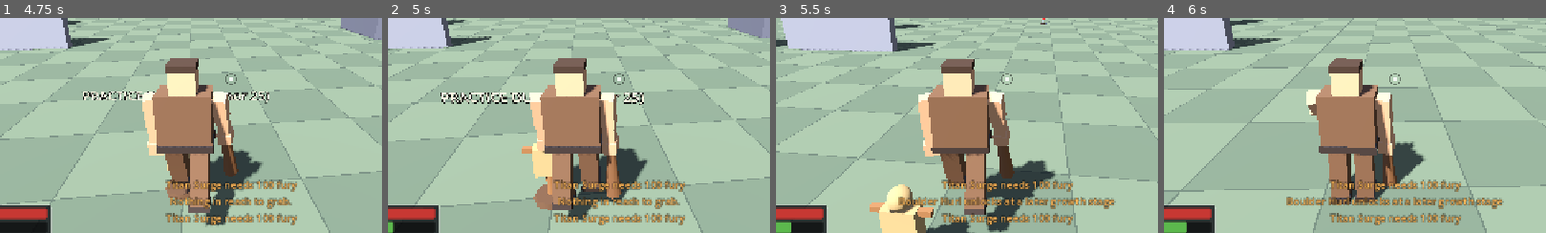
Above: before the commit, frames 1-4 (left to right).
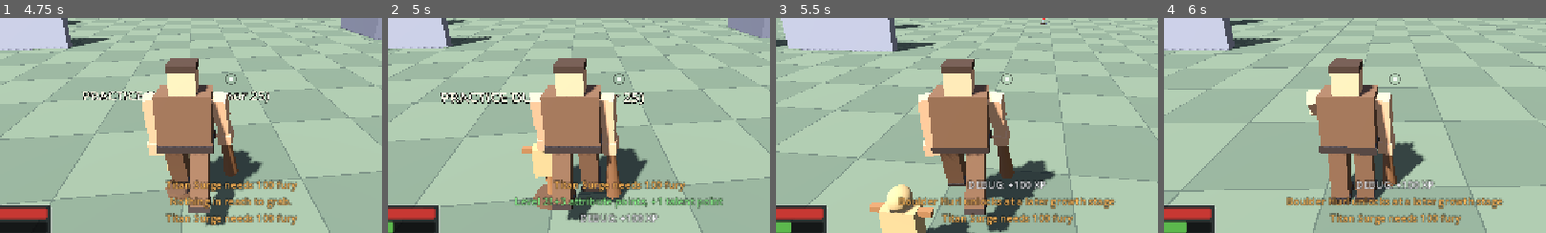
Above: after the commit, the same moments.

Repository: darkstalkermap-prog/Giantborne-Age-of-Titans
Game: Godot game, scene res://scenes/main.tscn
Same seed, same stepped clock (60 frames per second), same inputs: the game is played once before the commit and once after it.
Inputs (mouse positions are % of the whole screen's width and height, from its top left):
- Up to frame 1 (4.75 s): click "Sandbox" at 0.5 s; tap Enter at 1.25 s; move the mouse to (55, 50) at 1.27 s; hold W (move_forward) from 1.28 s (still down); tap R (ultimate) at 1.35, 2.3, 3.05, 3.8, 4.55 s; click (55, 50) at 1.42 s; tap F (jump) at 1.52, 2.27, 3.77, 4.52 s; move the mouse to (45, 50) at 2.02 s; tap 1 (ability_1) at 2.1 s; move the mouse to (52, 48) at 2.77 s; tap 2 (ability_2) at 2.85 s; move the mouse to (49, 52) at 3.52 s; tap 3 (ability_3) at 3.6 s; click (49, 52) at 3.67 s; move the mouse to (57, 51) at 4.27 s; tap 4 (ability_4) at 4.35 s
- Up to frame 2 (5 s): keep holding W (move_forward); tap F8 (debug_xp) at 4.9 s
- Up to frame 3 (5.5 s): keep holding W (move_forward); move the mouse to (42, 49) at 5.02 s; tap 5 (ability_5) at 5.1 s; tap F (jump) at 5.27 s; tap R (ultimate) at 5.3 s
- Up to frame 4 (6 s): keep holding W (move_forward); move the mouse to (51, 50) at 5.77 s; tap 6 (ability_6) at 5.85 s; click (51, 50) at 5.92 s
The pictures show only the part of the screen within x 20-70%, y 36-86%; the shares and areas given below are measured in that part.

Frame 1 is identical in both runs. In frame 2, 2.7% of the frame differs, in the area x 33-88%, y 83-97%; in frame 3, 1.0%; in frame 4, 1.1%.

Commit message:
P12: PlayerProgression (XP, levels, points, attributes, learn_ability with auto-slot, kill XP and enemy loot, loadout at shrines, F8); BreakableProp loot tables; CharacterState progression helpers
Co-Authored-By: Claude Opus 5.5 <noreply@anthropic.com>
Claude-Session: https://claude.ai/code/session_01Go6wybtSnFfKQb9VkEEDGU

Diff:
--- /dev/null
+++ b/scripts/actors/player/player_progression.gd
@@ -0,0 +1,412 @@
+class_name PlayerProgression
+extends PlayerComponent
+## The giant's progression (spec §9, plan §3.14 design 2): XP and levels, attribute and talent
+## points, the abilities a level (or a reward) teaches and where they are slotted, kill XP and
+## enemy loot. The `progression` component of GiantPlayer.COMPONENTS; the rules themselves are
+## Progression's (pure).
+##
+## - Level gating is on only after apply_state() applied a character level below 99: the Valley
+##   (New Game, Continue, checkpoint reloads) and tests that apply a character. The sandbox giant
+##   and fresh test giants keep controller.level = 99 (no gating); they still earn XP and levels
+##   (shown, with points to spend at the sandbox shrine), but nothing is ever locked.
+## - XP: Events.xp_award_requested (props, quests, dialogue), a kill by the player (below) and the
+##   F8 debug key (+100). add_xp emits xp_gained(tick, amount, source, total); every level gained
+##   adds 3 attribute points and 1 talent point, emits level_changed once, pushes the level into
+##   the controller (when gated) and learns the abilities the new level meets.
+## - Kills: Events.entity_died with the player as the killer (weapon blows, projectiles, throws
+##   and crushes all carry the player's id) of a team ENEMY actor in the group "enemies": the
+##   record's xp_reward, and its loot table - the actor's own `loot_table` (a per-spawn override
+##   set by the director), else the record's - once per entity id (Loot.award_once). NEUTRAL
+##   actors (village guards before the village turns hostile, dummies) and props give nothing
+##   here (props award their own XP through xp_award_requested).
+## - Abilities: newly met ones (unlock_level <= level, unlock_stage <= stage, in the progression
+##   record's ability_library) are learned on a level-up or a growth, and learn_ability(id, source)
+##   teaches one early (a quest or dialogue reward: then it is level_exempt). A learned ability is
+##   known (GiantPlayer.known_abilities), in the controller's library, auto-slotted
+##   (Progression.auto_slot: its §4.7 slot when free, else the first free slot, the ultimate slot
+##   for an ultimate) and announced with ability_learned(tick, id, slot) (the HUD notice waits until
+##   the player is out of combat).
+## - Attributes: allocate(delta) spends points (Progression.allocate) and sets them on the
+##   combatant (Combatant.set_attributes: the derived maxima keep their fractions; Dexterity's
+##   recovery_scale reaches the controller), then emits attributes_changed.
+## - Loadout: set_slot(slot, id, shrine) only at a shrine whose record allows it, outside combat.
+## - Save state (CharacterState.PROGRESSION_KEYS): level (99 while ungated), xp (the total),
+##   unspent_attribute_points, talent_points, attributes, level_exempt and ancestry. A restore is
+##   silent. known_abilities and the loadout are GiantPlayer's core keys (it applies them after
+##   the components); this component learns into the same list.
+
+const UNGATED_LEVEL := CharacterState.MAX_LEVEL
+const DEBUG_XP := 100
+const SLOT_REASONS := ["no_shrine", "combat", "unknown_slot", "not_known", "wrong_kind"]
+const ANCESTRY_NOTE := "no modifiers in the prototype"
+
+var level := 1
+## The total XP earned (the save's "xp").
+var xp := 0
+var unspent_attribute_points := 0
+var talent_points := 0
+var ancestry := CharacterState.DEFAULT_ANCESTRY
+## True once a character level below 99 was applied: controller.level follows `level`.
+var gated := false
+## The result of the last add_xp / allocate / set_slot (screens and tests read it).
+var last_result: Dictionary = {}
+## Every ability this component taught, oldest first: [{"id", "slot", "source"}].
+var learned: Array = []
+
+
+func setup(p: GiantPlayer) -> void:
+	super(p)
+	ancestry = str(player.record.get("ancestry", CharacterState.DEFAULT_ANCESTRY))
+	level = Progression.level_for_xp(xp)
+	for pair: Array in _listeners():
+		var sig: Signal = pair[0]
+		if not sig.is_connected(pair[1]):
+			sig.connect(pair[1])
+
+
+func _listeners() -> Array:
+	return [[Events.xp_award_requested, _on_xp_award_requested], [Events.entity_died, _on_entity_died],
+		[Events.growth_changed, _on_growth_changed]]
+
+
+func on_exit() -> void:
+	for pair: Array in _listeners():
+		var sig: Signal = pair[0]
+		if sig.is_connected(pair[1]):
+			sig.disconnect(pair[1])
+
+
+# --------------------------------------------------------------------------- queries
+
+func is_gated() -> bool:
+	return gated
+
+
+## The six attributes as whole numbers (the combatant holds them).
+func attributes() -> Dictionary:
+	return Progression.attributes_of(player.entity.combatant.attributes)
+
+
+## [XP earned inside the current level, XP the level needs] (needed 0 at the level cap).
+func level_progress() -> Array:
+	return Progression.level_progress(level, xp)
+
+
+func xp_into_level() -> int:
+	return int(level_progress()[0])
+
+
+func xp_needed() -> int:
+	return int(level_progress()[1])
+
+
+func at_level_cap() -> bool:
+	return level >= Progression.level_cap()
+
+
+## The progression keys as a character dictionary (Progression's rules work on it).
+func character_view() -> Dictionary:
+	return {"level": level, "xp": xp, "unspent_attribute_points": unspent_attribute_points,
+		"talent_points": talent_points, "attributes": attributes()}
+
+
+func level_exempt_ids() -> Array:
+	var out: Array = []
+	for id: Variant in player.controller.level_exempt:
+		out.append(str(id))
+	return out
+
+
+func ancestry_name() -> String:
+	var rec := GameData.get_record(ancestry)
+	return str(rec.get("display_name", ancestry))
+
+
+## "Ancestry: Unaligned — no modifiers in the prototype" (decision 20).
+func ancestry_line() -> String:
+	return "Ancestry: %s — %s" % [ancestry_name(), ANCESTRY_NOTE]
+
+
+func library() -> Array:
+	return Progression.library()
+
+
+func knows(id: String) -> bool:
+	return player.known_abilities.has(id)
+
+
+# --------------------------------------------------------------------------- XP and levels
+
+## Adds XP (amount <= 0: nothing). Emits xp_gained; on a level-up level_changed, a HUD line, the
+## level pushed to the controller (when gated) and the newly met abilities learned. Returns
+## Progression.add_xp's result plus "learned" (ids) on a level-up.
+func add_xp(amount: int, source: String) -> Dictionary:
+	var c := character_view()
+	var r := Progression.add_xp(c, amount)
+	if int(r.gained) <= 0:
+		return r
+	xp = int(c.xp)
+	level = int(c.get("level", level))
+	unspent_attribute_points = int(c.get("unspent_attribute_points", unspent_attribute_points))
+	talent_points = int(c.get("talent_points", talent_points))
+	Events.xp_gained.emit(Sim.tick, int(r.gained), source, xp)
+	if int(r.new_level) > int(r.old_level):
+		_push_level()
+		Events.level_changed.emit(Sim.tick, int(r.old_level), level)
+		Events.hud_message.emit(level_up_text(r), "good")
+		r["learned"] = _learn_met("level")
+	last_result = r
+	return r
+
+
+## "Level 3! +3 attribute points, +1 talent point" for an add_xp result with a level-up.
+static func level_up_text(r: Dictionary) -> String:
+	var a := int(r.get("attribute_points", 0))
+	var t := int(r.get("talent_points", 0))
+	return "Level %d! +%d attribute point%s, +%d talent point%s" % [int(r.get("new_level", 1)),
+		a, "" if a == 1 else "s", t, "" if t == 1 else "s"]
+
+
+func _push_level() -> void:
+	player.controller.level = level if gated else UNGATED_LEVEL
+
+
+## True when a death of `e` rewards the player who killed it: a team ENEMY actor in "enemies".
+static func is_reward_kill(e: CombatEntity) -> bool:
+	return e != null and e.team == CombatEntity.Team.ENEMY and e.actor != null \
+		and is_instance_valid(e.actor) and e.actor.is_in_group("enemies")
+
+
+## The loot table a killed enemy drops: its actor's own loot_table, else its record's ("" = none).
+static func loot_table_of(e: CombatEntity) -> String:
+	if e == null:
+		return ""
+	if e.actor != null and is_instance_valid(e.actor) and "loot_table" in e.actor:
+		var own := str(e.actor.get("loot_table"))
+		if own != "":
+			return own
+	return str(e.combatant.base_record.get("loot_table", "")) if e.combatant != null else ""
+
+
+func _on_xp_award_requested(amount: int, source: String) -> void:
+	add_xp(amount, source)
+
+
+func _on_entity_died(_tick: int, entity_id: String, killer_id: String) -> void:
+	if player == null or not is_instance_valid(player) or killer_id != player.entity.entity_id \
+			or entity_id == killer_id:
+		return
+	var e := Sim.get_entity(entity_id)
+	if not is_reward_kill(e):
+		return
+	if e.combatant.xp_reward > 0:
+		add_xp(e.combatant.xp_reward, "kill:%s" % entity_id)
+	var table := loot_table_of(e)
+	if table != "":
+		Loot.award_once(entity_id, table, killer_id)
+
+
+func _on_growth_changed(_tick: int, entity_id: String, old_stage: int, new_stage: int) -> void:
+	if player != null and is_instance_valid(player) and entity_id == player.entity.entity_id \
+			and new_stage > old_stage:
+		_learn_met("growth")
+
+
+# --------------------------------------------------------------------------- abilities
+
+## Teaches `id` (an ability or ultimate) now: known, in the library, level_exempt when its
+## unlock_level is above the character level, auto-slotted, ability_learned (and loadout_changed
+## when slotted). False (nothing changes) when it is already known or not a learnable action.
+## Dialogue and quest rewards call it with source "reward".
+func learn_ability(id: String, source: String) -> bool:
+	var def := GameData.get_action(id)
+	if def == null or not Progression.LEARNABLE_KINDS.has(def.kind) or knows(id):
+		return false
+	player.known_abilities.append(id)
+	player.ensure_action(id)
+	var c := player.controller
+	if def.unlock_level > level:
+		c.level_exempt[id] = true
+	var slot := ""
+	if not _is_slotted(id):
+		slot = Progression.auto_slot(c.loadout, id, library())
+		if slot != "":
+			player.set_loadout_slot(slot, id)
+			Events.loadout_changed.emit(Sim.tick, player.entity.entity_id)
+	learned.append({"id": id, "slot": slot, "source": source})
+	Events.ability_learned.emit(Sim.tick, id, slot)
+	return true
+
+
+## Learns every ability of the library the giant meets now and does not know. Returns their ids.
+func _learn_met(source: String) -> Array:
+	var out: Array = []
+	for id in Progression.newly_met(library(), player.known_abilities, level, player.growth_stage):
+		if learn_ability(id, source):
+			out.append(id)
+	return out
+
+
+func _is_slotted(id: String) -> bool:
+	for key: String in GiantPlayer.SLOT_KEYS:
+		if str(player.controller.loadout.get(key, "")) == id:
+			return true
+	return false
+
+
+# --------------------------------------------------------------------------- attributes
+
+## Spends attribute points ({attribute: points}); see Progression.allocate for the refusals. On
+## success the combatant gets the new attributes and attributes_changed is emitted.
+func allocate(delta: Dictionary) -> Dictionary:
+	var c := character_view()
+	var r := Progression.allocate(c, delta)
+	if r.ok:
+		unspent_attribute_points = int(c.unspent_attribute_points)
+		player.entity.combatant.set_attributes(c.attributes)
+		var parts := PackedStringArray()
+		for key: String in Progression.ATTRIBUTE_KEYS:
+			if int(delta.get(key, 0)) > 0:
+				parts.append("%s +%d" % [Progression.attribute_name(key), int(delta[key])])
+		r["message"] = "Raised %s." % ", ".join(parts)
+		Events.attributes_changed.emit(Sim.tick)
+	last_result = r
+	return r
+
+
+## The derived values after adding `delta` ({attribute: points}) to the current attributes, with
+## the current growth bonus (Progression.derived_preview).
+func derived_preview(delta: Dictionary = {}) -> Dictionary:
+	var attrs := attributes()
+	for key: Variant in delta:
+		if attrs.has(str(key)) and SchemaUtil.is_number(delta[key]):
+			attrs[str(key)] = int(attrs[str(key)]) + int(delta[key])
+	return Progression.derived_preview(player.record, attrs, player.entity.combatant.growth_bonus)
+
+
+# --------------------------------------------------------------------------- loadout
+
+## {ok, reason, message}: the loadout can be changed at `shrine` now (a shrine whose record has
+## loadout true, outside combat).
+func can_change_loadout(shrine: Node) -> Dictionary:
+	var rec := PlayerGrowth.shrine_record(shrine)
+	if rec.is_empty():
+		return _fail("no_shrine", "Change your abilities at a shrine.")
+	if not bool(rec.get("loadout", true)):
+		return _fail("no_shrine", "This shrine cannot change your abilities.")
+	if player.entity.combatant.pools.in_combat():
+		return _fail("combat", "Not during combat.")
+	return {"ok": true, "reason": "", "message": ""}
+
+
+## The ids that may go into `slot_key`: "" (empty) first, then the known abilities of the right
+## kind (ultimates only in "ultimate"), in library order, then any others known.
+func slot_options(slot_key: String) -> PackedStringArray:
+	var out := PackedStringArray([""])
+	var ordered: Array = library()
+	for id in player.known_abilities:
+		if not ordered.has(id):
+			ordered.append(id)
+	for id_v: Variant in ordered:
+		var id := str(id_v)
+		if not knows(id) or out.has(id):
+			continue
+		var def := GameData.get_action(id)
+		if def == null or not Progression.LEARNABLE_KINDS.has(def.kind):
+			continue
+		if (def.kind == "ultimate") == (slot_key == "ultimate"):
+			out.append(id)
+	return out
+
+
+## Puts a known ability ("" = empty) into slot_1..slot_8 or "ultimate", at `shrine`, outside
+## combat. An ability already in another slot swaps places with this slot's. Emits
+## loadout_changed. {ok, reason (SLOT_REASONS), message}.
+func set_slot(slot_key: String, action_id: String, shrine: Node) -> Dictionary:
+	var check := can_change_loadout(shrine)
+	if not check.ok:
+		last_result = check
+		return check
+	if not slot_key in GiantPlayer.SLOT_KEYS:
+		last_result = _fail("unknown_slot", "There is no slot '%s'." % slot_key)
+		return last_result
+	if action_id != "":
+		var def := GameData.get_action(action_id)
+		if def == null or not knows(action_id):
+			last_result = _fail("not_known", "You have not learned that ability.")
+			return last_result
+		if (def.kind == "ultimate") != (slot_key == "ultimate"):
+			last_result = _fail("wrong_kind", "Only an ultimate goes into the ultimate slot." if slot_key == "ultimate"
+				else "An ultimate goes into the ultimate slot.")
+			return last_result
+	var loadout := player.controller.loadout
+	var previous := str(loadout.get(slot_key, ""))
+	if action_id != "" and previous != action_id:
+		for key: String in GiantPlayer.SLOT_KEYS:
+			if key != slot_key and str(loadout.get(key, "")) == action_id:
+				player.set_loadout_slot(key, previous)
+	player.set_loadout_slot(slot_key, action_id)
+	Events.loadout_changed.emit(Sim.tick, player.entity.entity_id)
+	last_result = {"ok": true, "reason": "", "message": ""}
+	return last_result
+
+
+static func _fail(reason: String, message: String) -> Dictionary:
+	return {"ok": false, "reason": reason, "message": message}
+
+
+# --------------------------------------------------------------------------- component hooks
+
+## F8 (debug builds only: the router emits debug_xp only there): +100 XP.
+func handle_edge(edge: StringName) -> bool:
+	if edge != &"debug_xp":
+		return false
+	add_xp(DEBUG_XP, "debug")
+	Events.hud_message.emit("DEBUG: +%d XP" % DEBUG_XP, "info")
+	print("[progression] DEBUG: +%d XP -> level %d, %d XP" % [DEBUG_XP, level, xp])
+	return true
+
+
+## Applies the progression keys of a character (silently: no events, no notices). A level of 99
+## turns gating off (the level shown then follows the XP); any other level turns it on.
+func apply_state(state: Dictionary) -> void:
+	var anc: Variant = state.get("ancestry")
+	if typeof(anc) == TYPE_STRING and str(GameData.get_record(str(anc)).get("type", "")) == "ancestry":
+		ancestry = str(anc)
+	if SchemaUtil.is_number(state.get("xp")):
+		xp = maxi(0, int(state.xp))
+	if SchemaUtil.is_number(state.get("unspent_attribute_points")):
+		unspent_attribute_points = maxi(0, int(state.unspent_attribute_points))
+	if SchemaUtil.is_number(state.get("talent_points")):
+		talent_points = maxi(0, int(state.talent_points))
+	if typeof(state.get("attributes")) == TYPE_DICTIONARY:
+		player.entity.combatant.set_attributes(Progression.attributes_of(state.attributes, attributes()))
+	if typeof(state.get("level_exempt")) == TYPE_ARRAY:
+		var exempt := {}
+		for id: Variant in state.level_exempt:
+			if str(id) != "":
+				exempt[str(id)] = true
+		player.controller.level_exempt = exempt
+	if SchemaUtil.is_number(state.get("level")):
+		var l := int(state.level)
+		gated = l < UNGATED_LEVEL
+		level = clampi(l, 1, Progression.level_cap()) if gated else Progression.level_for_xp(xp)
+		_push_level()
+	elif not gated:
+		level = Progression.level_for_xp(xp)
+
+
+func capture_state(out: Dictionary) -> void:
+	out["level"] = level if gated else UNGATED_LEVEL
+	out["xp"] = xp
+	out["unspent_attribute_points"] = unspent_attribute_points
+	out["talent_points"] = talent_points
+	out["attributes"] = attributes()
+	out["level_exempt"] = level_exempt_ids()
+	out["ancestry"] = ancestry
+
+
+func debug_info(out: Dictionary) -> void:
+	var prog := level_progress()
+	out["progression"] = "Lv %d%s  %d XP (%d / %d)  points %d  talents %d" % [level,
+		"" if gated else " (ungated)", xp, int(prog[0]), int(prog[1]), unspent_attribute_points, talent_points]
--- a/scripts/progression/character_state.gd
+++ b/scripts/progression/character_state.gd
@@ -25,6 +25,9 @@
 const COUNTER_KEYS := ["xp", "unspent_attribute_points", "talent_points"]
 const ID_LIST_KEYS := ["weapons_owned", "known_abilities", "level_exempt"]
 const RESOURCE_KEYS := ["health", "stamina", "essence", "fury"]
+## The keys PlayerProgression (P12) applies and captures; "xp" is the total XP earned.
+const PROGRESSION_KEYS := ["level", "xp", "unspent_attribute_points", "talent_points", "attributes",
+	"level_exempt", "ancestry"]
 
 
 ## The Valley's starting character: the player record's body and attributes with the
@@ -239,6 +242,34 @@
 	return errors
 
 
+# --------------------------------------------------------------------------- progression (P12)
+
+## True for a character without level gating: level 99 (MAX_LEVEL), the sandbox giant's and the
+## tools'. PlayerProgression then keeps controller.level at 99 and derives the shown level from XP.
+static func is_ungated(d: Dictionary) -> bool:
+	return SchemaUtil.is_number(d.get("level")) and int(d.level) >= MAX_LEVEL
+
+
+## The six attributes of `d` as whole numbers; missing ones from its player record, then 10.
+static func attributes_of(d: Dictionary) -> Dictionary:
+	var rec := GameData.get_record(str(d.get("definition_id", DEFAULT_DEFINITION)))
+	var rec_attrs: Dictionary = rec.get("attributes", {}) if typeof(rec.get("attributes")) == TYPE_DICTIONARY else {}
+	var raw: Dictionary = d.attributes if typeof(d.get("attributes")) == TYPE_DICTIONARY else {}
+	var out := {}
+	for key: String in Combatant.ATTRIBUTE_KEYS:
+		out[key] = _whole(raw.get(key, rec_attrs.get(key, 10)), _whole(rec_attrs.get(key, 10), 10))
+	return out
+
+
+## The progression part of `d` (PROGRESSION_KEYS present in it), a copy.
+static func progression_part(d: Dictionary) -> Dictionary:
+	var out := {}
+	for key: String in PROGRESSION_KEYS:
+		if d.has(key):
+			out[key] = d[key].duplicate(true) if typeof(d[key]) in [TYPE_DICTIONARY, TYPE_ARRAY] else d[key]
+	return out
+
+
 # --------------------------------------------------------------------------- helpers
 
 static func _record_type(id: String) -> String:
--- a/scripts/world/breakable_prop.gd
+++ b/scripts/world/breakable_prop.gd
@@ -12,6 +12,9 @@
 ## enables_nav_links, and (structural props) emits object_stage_changed. The last stage is the
 ## destruction: object_destroyed once, on_destroyed_flags (first write wins), the record's XP
 ## when the player broke it (Events.xp_award_requested), loot once per world id, debris.
+## Loot (P12): the record's inline `loot` list plus a roll of its loot table - this instance's
+## `loot_table` export when set (a placed quarry chest or armory crate), else the record's
+## `loot_table` (Loot.roll) - all inside the one WorldState.try_award_loot(world_id).
 ##
 ## Gating (accepts_hit): a hit is refused (CombatEntity's IMMUNE "not_permitted") when the prop
 ## is already broken or opened, `protected`, the hit's category is not accepted, it lacks a
@@ -44,6 +47,8 @@
 ]
 
 @export var world_id := ""
+## Per-instance loot table override (P12); "" = the record's loot_table.
+@export var loot_table := ""
 
 @onready var entity: CombatEntity = $CombatEntity
 
@@ -263,6 +268,12 @@
 			var count := int(loot.get("count", 1))
 			WorldState.add_item(item, count, "loot")
 			Events.loot_awarded.emit(Sim.tick, world_id, item, count, killer_id)
+		Loot.give(world_id, Loot.roll(loot_table_id()), killer_id)
+
+
+## The loot table this prop rolls when it breaks: its own `loot_table`, else the record's ("" = none).
+func loot_table_id() -> String:
+	return loot_table if loot_table != "" else str(record.get("loot_table", ""))
 
 
 # --------------------------------------------------------------------------- opening
Not shown, added: scripts/actors/player/player_progression.gd.uid
